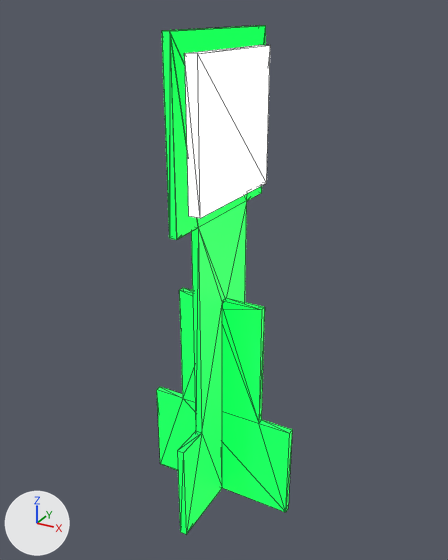
What one commit did to the COLLADA model models/pista_s/creepers/creeper_23/materials/textures/creeper.dae.
Camera for both pictures: a 50 mm lens placed at (0.1049, -0.1882, 0.2402), pointed at (0.0001, 0.0023, 0.145). Lighting does not change. The marker at lower left points along +X, +Y and +Z. Mesh edges are drawn as thin lines. Where no turn or scale is listed for an object, it has been applied to the vertices. Vertices at the same position are counted once.

In view in the first picture: 'Creeper_-_Montagem_v3', 'MarkerData'.
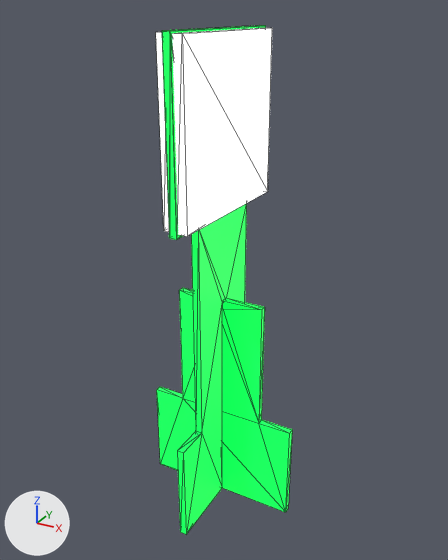
Commit message: tag do creeper em 6x6

Where the newer file only moved an object's origin or applied its transform, the numbers keep the older frame.

What differs and where, as boxes [x1, y1, x2, y2] in the pictures (448 x 560 px):
'MarkerData_001', reshaped, moved, rescaled (not visible before)
    after: [172, 28, 272, 236]
'MarkerData', reshaped
    before: [185, 45, 270, 218]
    after: [156, 32, 169, 232]

The change, as a list of edits to the scene's bpy script:
```text
Add img_markerdata_png_001_png:
    img_markerdata_png_001_png = load_image('MarkerData.png.001.png', '../../../../../creeper_fisica/creeper_fisica/creeper13_azul/materials/textures/MarkerData.png.001.png', 340, 340, 'sRGB')
Add mat_markerdata_001:
    mat_markerdata_001 = principled_material('MarkerData_001')
    mat_markerdata_001.texture = img_markerdata_png_001_png  # with its transparency
    mat_markerdata_001.roughness = 0.44
    mat_markerdata_001.emission_strength = 1.0
Change me_markerdata:
    used by ob_markerdata; location = (0.0128, 0.0011, 0.2029)
    remove me_markerdata.from_pydata(...)  # 8 vertices, 12 faces; spans x -0.0116..-0.007, y -0.025..0.025, z -0.025..0.025
    remove me_markerdata.materials.append(mat_markerdata)  # picture img_markerdata_png
    add me_markerdata.from_pydata(...)  # 8 vertices, 12 faces; spans x -0.0173..-0.0135, y -0.0309..0.0291, z -0.0292..0.0308
    me_markerdata part 1: the whole mesh is rebuilt
    add me_markerdata.materials.append(mat_markerdata_001)  # picture img_markerdata_png_001_png
Change me_markerdata_001:
    used by ob_markerdata_001; location = (0.0063, 0.0004, 0.2029); rotation_euler = (-1.571, 0.0, -1.571), in degrees (-90, 0, -90); scale = (0.05, -0.05, 0.05)
    remove me_markerdata_001.from_pydata(...)  # 8 vertices, 12 faces; spans x -0.5..0.5, y -0.5..0.5, z -0.232..-0.139
    remove me_markerdata_001.materials.append(mat_markerdata)  # picture img_markerdata_png
    add me_markerdata_001.from_pydata(...)  # 8 vertices, 12 faces; spans x -0.5..0.5, y -0.5..0.5, z 0.0..0.064
    me_markerdata_001 part 2: the whole mesh is rebuilt
    add me_markerdata_001.materials.append(mat_markerdata_001)  # picture img_markerdata_png_001_png
Change ob_markerdata_001:
    ob_markerdata_001.location: (0.0063, 0.0004, 0.2029) -> (0.0008, -0.0002, 0.2035)
    ob_markerdata_001.scale: (0.05, -0.05, 0.05) -> (0.06, 0.06, 0.06)
```
